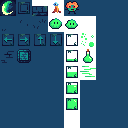
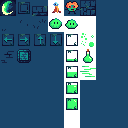
Revision of a layered 128x128 image; what changed, layer by layer:
painted on "main" over [32, 0, 96, 16]
